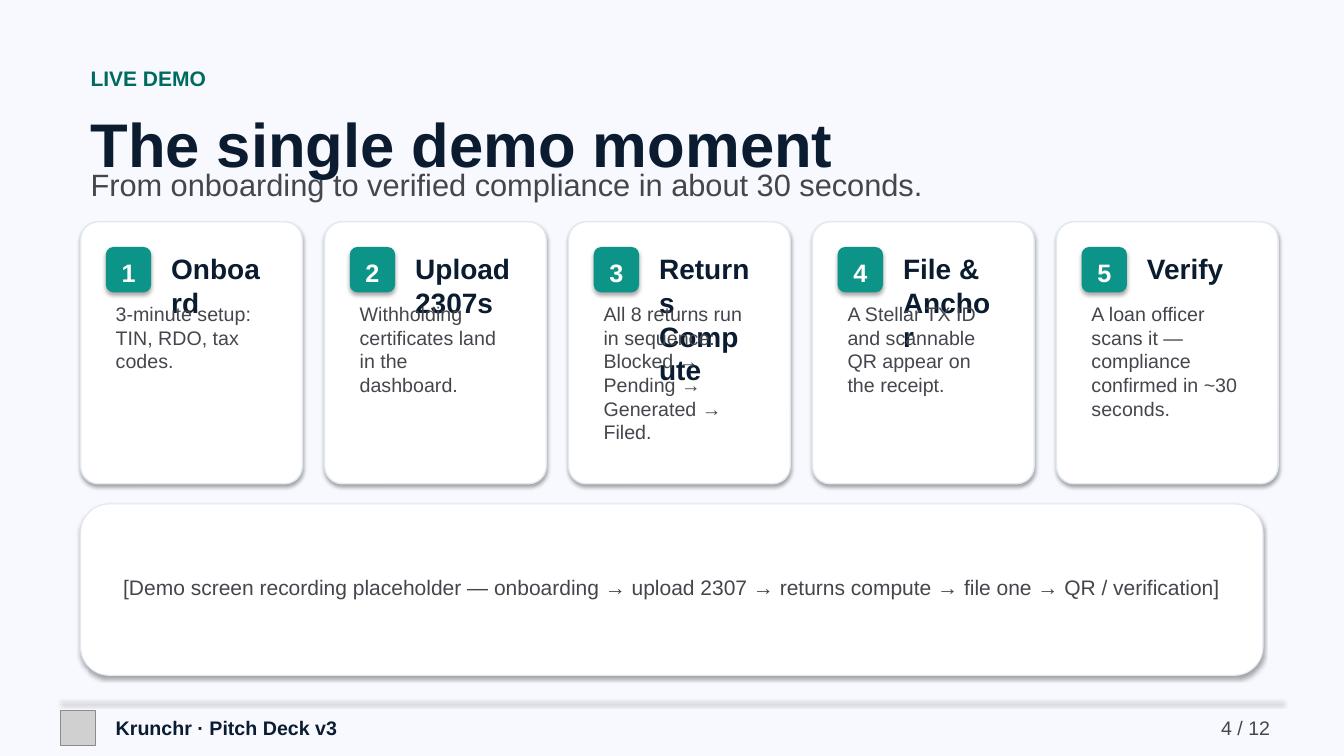
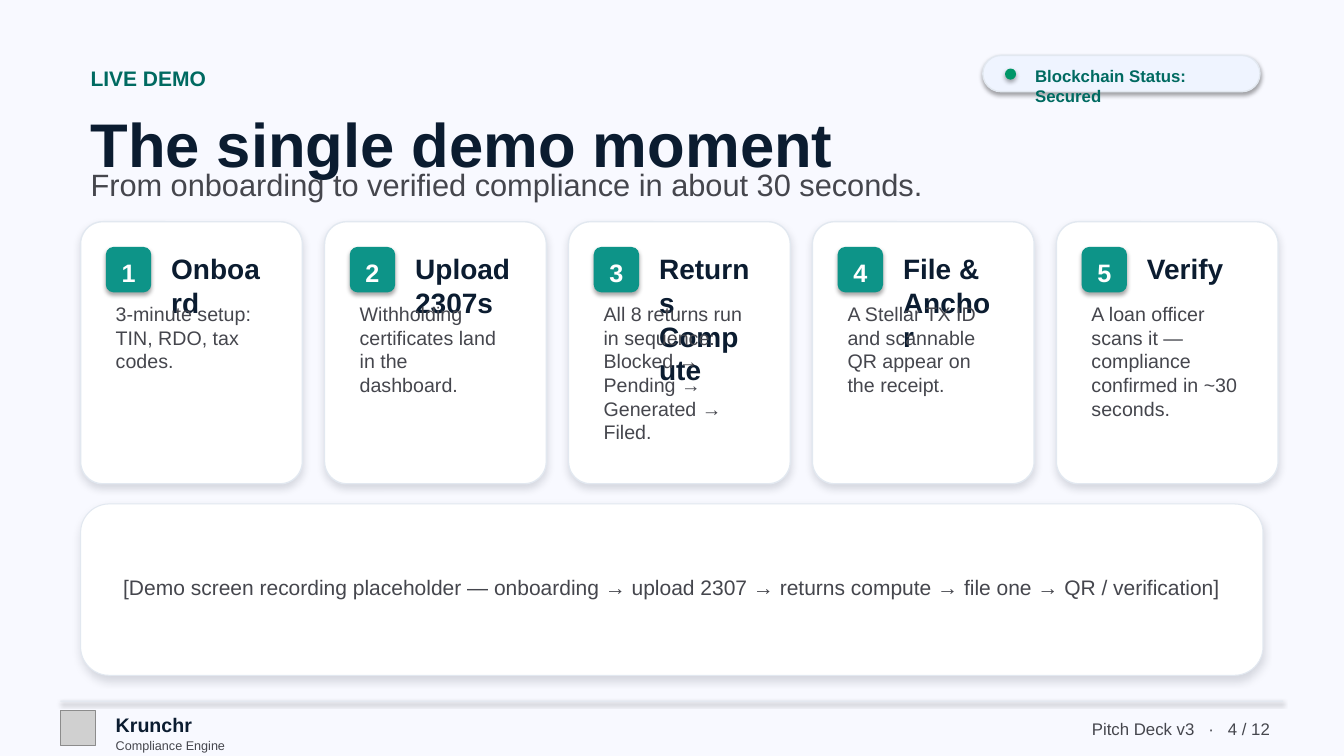
Before and after one commit to 0xhakua/Krunchr, a slide deck: slide 4 of docs/pitch-deck-v3.pptx. Drawn at 1344x756 pixels with LibreOffice and Linux fonts; fonts in the diff are those of the drawing; grey boxes stand for pictures. Boxes give left, top, right and bottom in pixels: in the first picture for what was removed or moved away, otherwise in the second. Text is boxed around its words. In the diff, an @@ line names an element or a change of style, - is before the commit and + after.

```diff
--- a/docs/pitch-deck-v3.pptx
+++ b/docs/pitch-deck-v3.pptx
@@ rounded rectangle added at (983, 55, 1260, 92), fill #EFF4FF, outline #E2E8F0 1 pt @@
@@ ellipse added at (1005, 69, 1016, 80), fill #009668 @@
@@ text added at (1035, 70, 1186, 102), 12 pt, text #006A61, bold @@
+Blockchain Status: Secured
@@ shadow changed; proportions changed in 5 elements at (81, 222, 302, 484), (325, 222, 546, 484), (569, 222, 790, 484), (813, 222, 1034, 484), (1057, 222, 1278, 484) @@
@@ rounded rectangle at (81, 504, 1263, 676): shadow changed @@
@@ text at (116, 717, 192, 732): text changed @@
-Krunchr · Pitch Deck v3
+Krunchr
@@ text added at (116, 741, 225, 753), 9 pt, text #45464D @@
+Compliance Engine
@@ text at (1092, 723, 1270, 735): text changed; size 14 to 12 pt @@
-4 / 12
+Pitch Deck v3 · 4 / 12
```
Also in this commit, not shown: 11 other slides changed, 1 other file.
